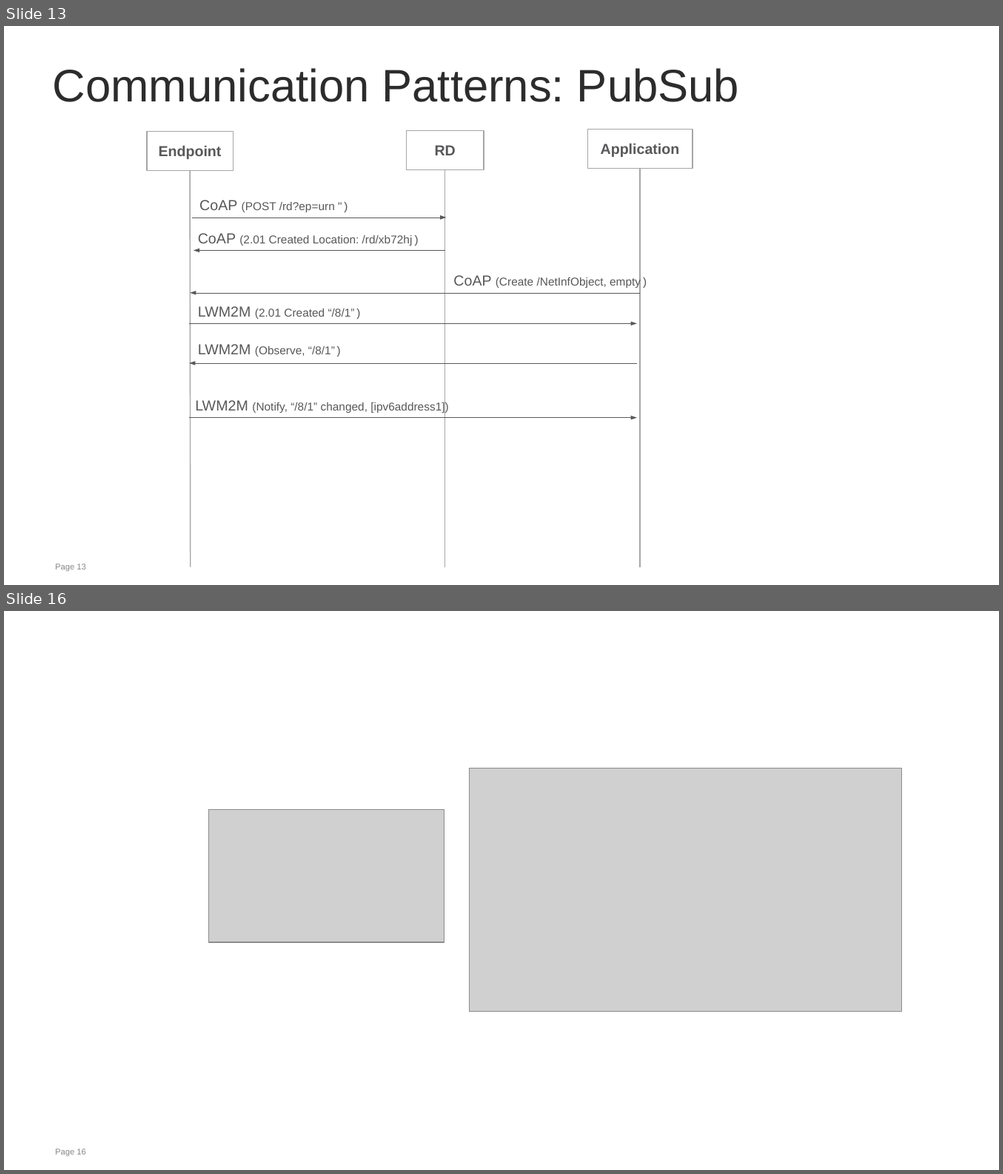
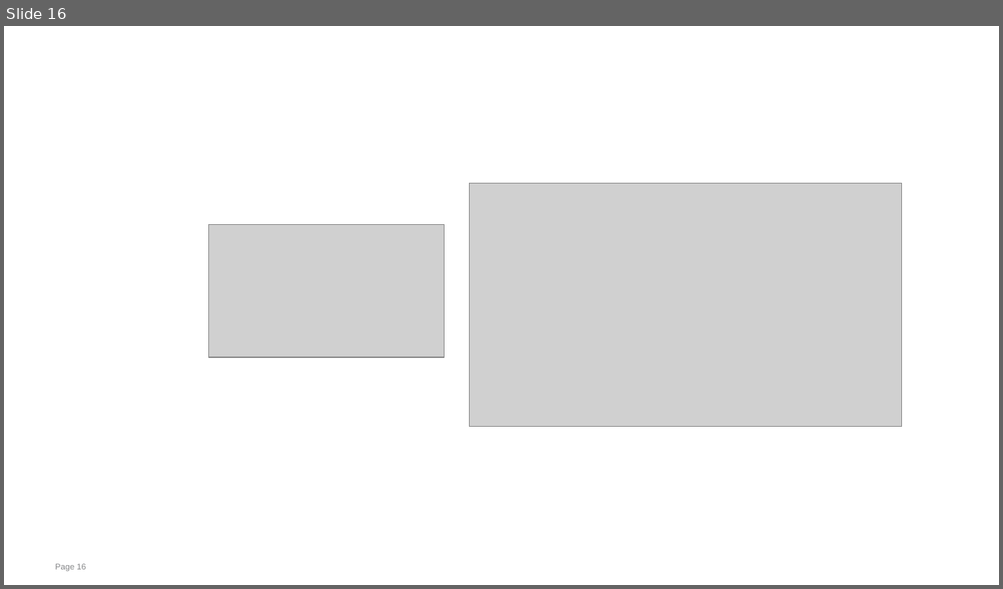
Before and after one commit to jaimejim/iot-playground, a slide deck: Documentation/IPSO_Intro_W3C.pptx. Shown one above the other, each under a label of ours: slides 13 and 16 before the commit, slide 16 after it; the slides between them are not shown. The pictures are 1003x1174 and 1003x589 pixels, drawn with LibreOffice and Linux fonts; fonts in the diff are those of the drawing; grey boxes stand for pictures; background and template pictures are left out. Boxes give left, top, right and bottom in pixels: in the first picture for what was removed or moved away, otherwise in the second. Text is boxed around its words. In the diff, an @@ line names an element or a change of style, - is before the commit and + after.

```diff
--- a/Documentation/IPSO_Intro_W3C.pptx
+++ b/Documentation/IPSO_Intro_W3C.pptx
@@ slide 13 removed at bbox=[4, 26, 999, 585], background #FFFFFF; not listed: 1 template element that a slide beside it also shows @@
@@ title removed at bbox=[53, 68, 739, 102] @@
-Communication Patterns: PubSub
@@ rectangle removed at bbox=[147, 131, 233, 171] @@
-Endpoint
@@ rectangle removed at bbox=[406, 130, 484, 170] @@
-RD
@@ rectangle removed at bbox=[587, 129, 693, 169] @@
-Application
@@ line removed from (190, 171) to (190, 568) @@
@@ line removed from (445, 170) to (445, 568) @@
@@ line removed from (640, 169) to (640, 568) @@
@@ text removed at bbox=[199, 200, 335, 212] @@
-CoAP (POST /rd?ep=urn ")
@@ arrow removed from (192, 218) to (447, 218) @@
@@ text removed at bbox=[198, 233, 420, 246] @@
-CoAP (2.01 Created Location: /rd/xb72hj)
@@ arrow removed from (445, 250) to (193, 250) @@
@@ text removed at bbox=[453, 275, 648, 289] @@
-CoAP (Create /NetInfObject, empty)
@@ arrow removed from (640, 293) to (190, 293) @@
@@ text removed at bbox=[198, 306, 362, 319] @@
-LWM2M (2.01 Created “/8/1”)
@@ arrow removed from (189, 323) to (637, 323) @@
@@ text removed at bbox=[198, 344, 341, 357] @@
-LWM2M (Observe, “/8/1”)
@@ arrow removed from (637, 363) to (189, 363) @@
@@ text removed at bbox=[195, 400, 448, 413] @@
-LWM2M (Notify, “/8/1” changed, [ipv6address1])
@@ arrow removed from (189, 417) to (637, 417) @@
```
Also in this commit, not shown: 4 slides changed, 4 slides added, 3 other slides removed.
